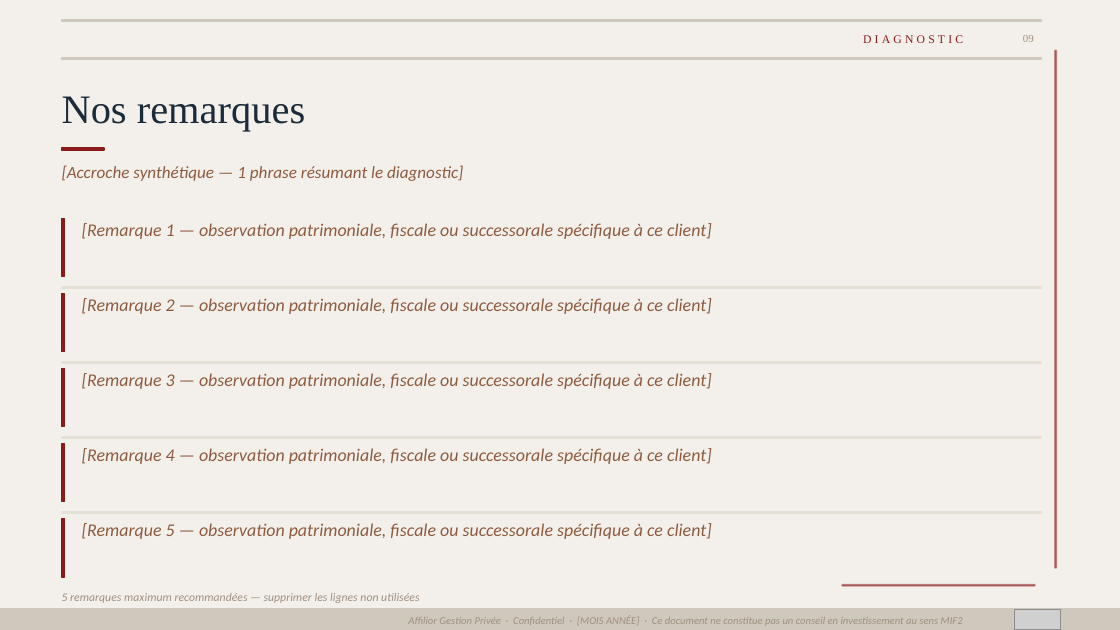
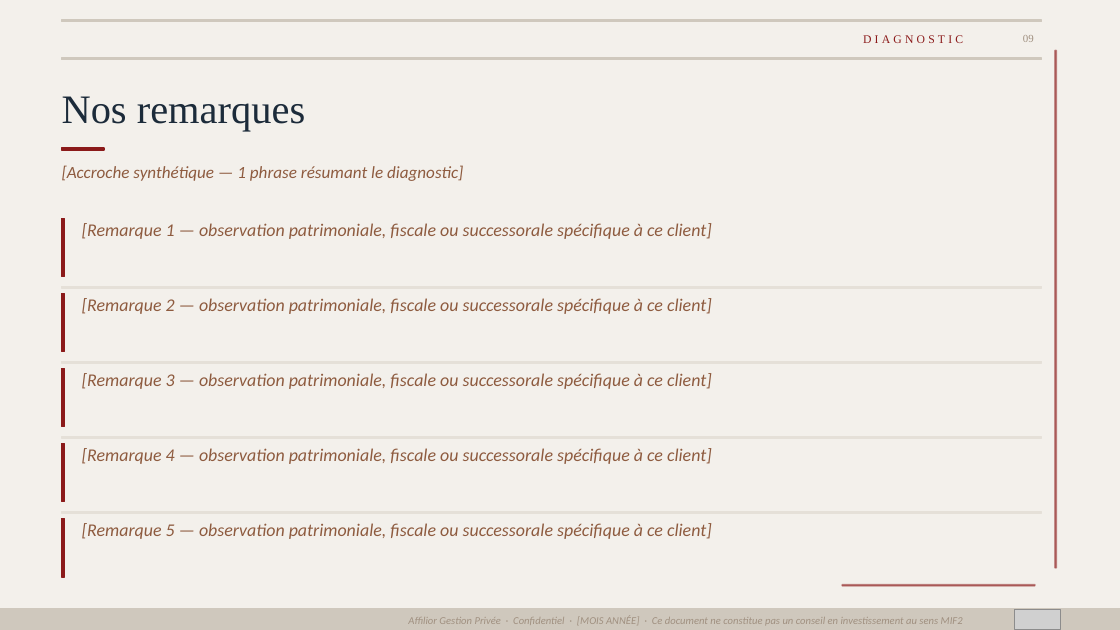
Before and after one commit to fififi1717/mkgt, a slide deck: slide 9 of Cans_Mstr.pptx. Drawn at 1120x630 pixels with LibreOffice and Linux fonts; fonts in the diff are those of the drawing; grey boxes stand for pictures. Boxes give left, top, right and bottom in pixels: in the first picture for what was removed or moved away, otherwise in the second. Text is boxed around its words. In the diff, an @@ line names an element or a change of style, - is before the commit and + after.

```diff
--- a/Cans_Mstr.pptx
+++ b/Cans_Mstr.pptx
@@ text removed at (62, 593, 419, 603) @@
-5 remarques maximum recommandées — supprimer les lignes non utilisées
```
Also in this commit, not shown: 2 other slides changed, 5 other files.
